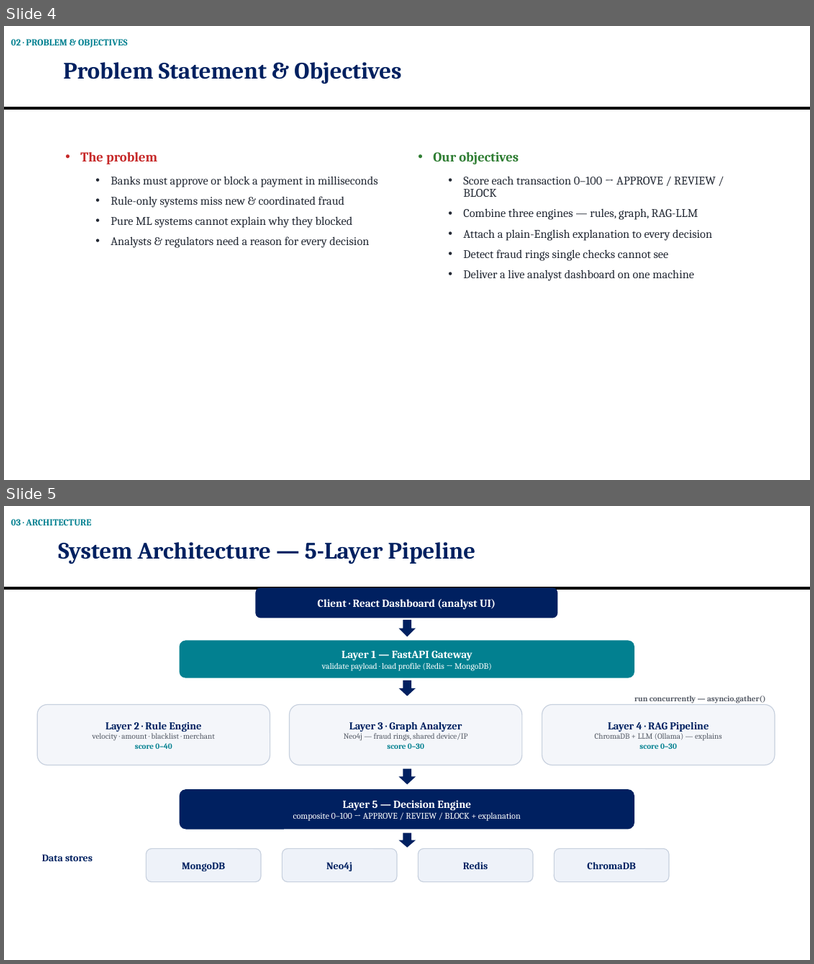
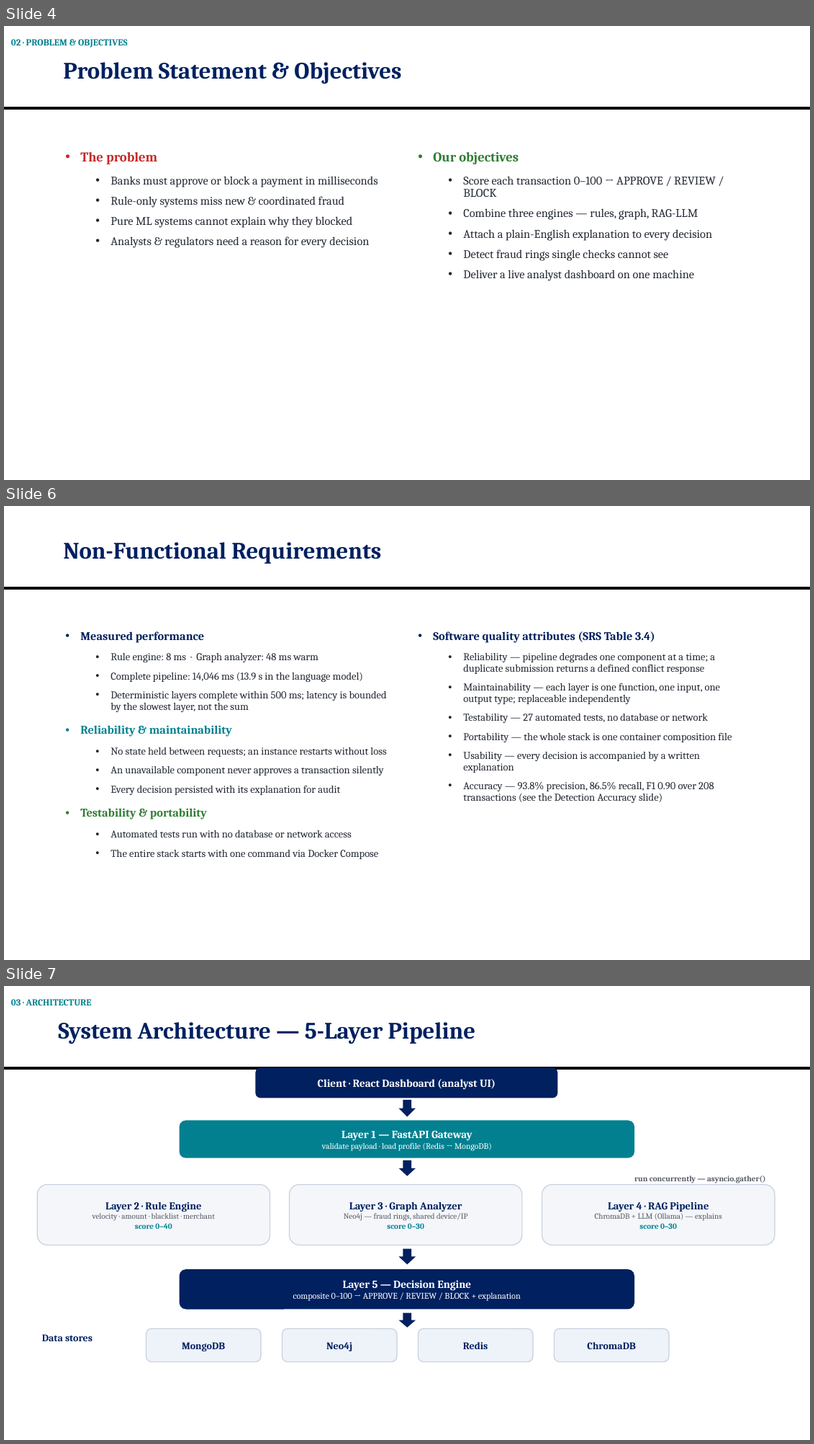
Before and after one commit to OMJOSHI15/indus11, a slide deck: docs/Indus11-Review2.pptx. Shown one above the other, each under a label of ours: slides 4 and 5 before the commit, slides 4, 6 and 7 after it; the slides between them are not shown. The pictures are 814x964 and 814x1444 pixels, drawn with LibreOffice and Linux fonts; fonts in the diff are those of the drawing. Boxes give left, top, right and bottom in pixels: in the first picture for what was removed or moved away, otherwise in the second. Text is boxed around its words. In the diff, an @@ line names an element or a change of style, - is before the commit and + after.

```diff
--- a/docs/Indus11-Review2.pptx
+++ b/docs/Indus11-Review2.pptx
@@ slide 6 added at [4,506,810,960], background #FFFFFF; not listed: 1 template element that a slide beside it also shows @@
@@ title added at [63,542,381,564], 28 pt, text #002060, bold @@
+Non-Functional Requirements
@@ text added at [80,631,387,859], 12.5 pt, text #222833 @@
+• Measured performance
+  • Rule engine: 8 ms · Graph analyzer: 48 ms warm
+  • Complete pipeline: 14,046 ms (13.9 s in the language model)
+  • Deterministic layers complete within 500 ms; latency is bounded by the slowest layer, not the sum
+• Reliability & maintainability
+  • No state held between requests; an instance restarts without loss
+  • An unavailable component never approves a transaction silently
+  • Every decision persisted with its explanation for audit
+• Testability & portability
+  • Automated tests run with no database or network access
+  • The entire stack starts with one command via Docker Compose
@@ text added at [433,631,732,803], 12.5 pt, text #222833 @@
+• Software quality attributes (SRS Table 3.4)
+  • Reliability — pipeline degrades one component at a time; a duplicate submission returns a defined conflict response
+  • Maintainability — each layer is one function, one input, one output type; replaceable independently
+  • Testability — 27 automated tests, no database or network
+  • Portability — the whole stack is one container composition file
+  • Usability — every decision is accompanied by a written explanation
+  • Accuracy — 93.8% precision, 86.5% recall, F1 0.90 over 208 transactions (see the Detection Accuracy slide)
@@ what was slide 5 is now slide 7 @@
```
Also in this commit, not shown: 7 other slides added, 1 other file.
